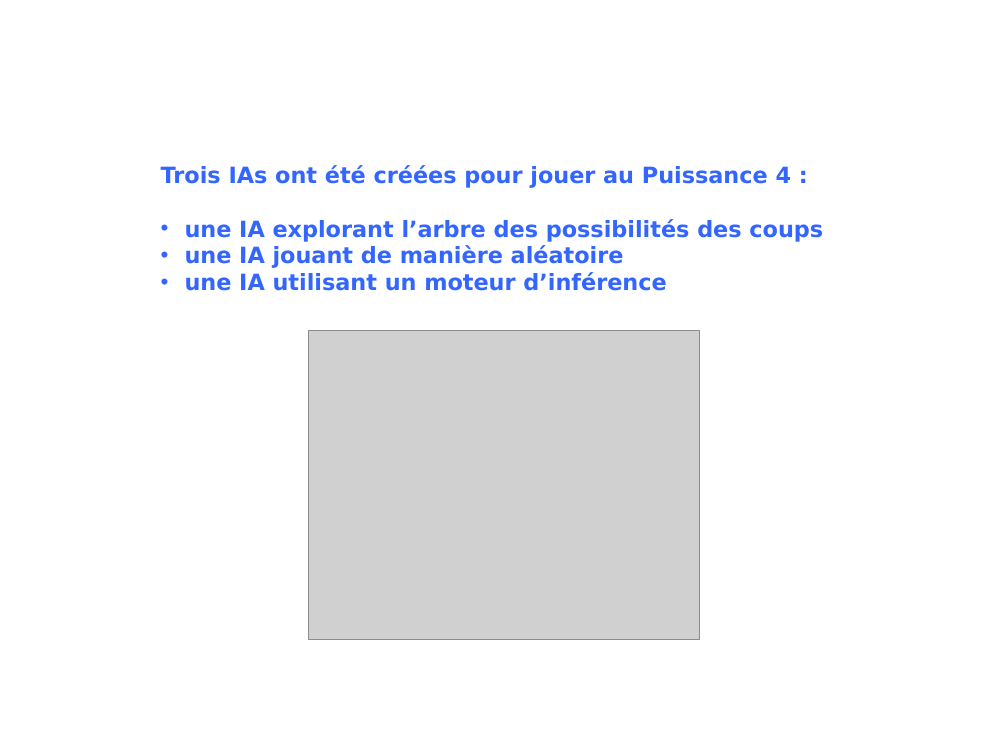
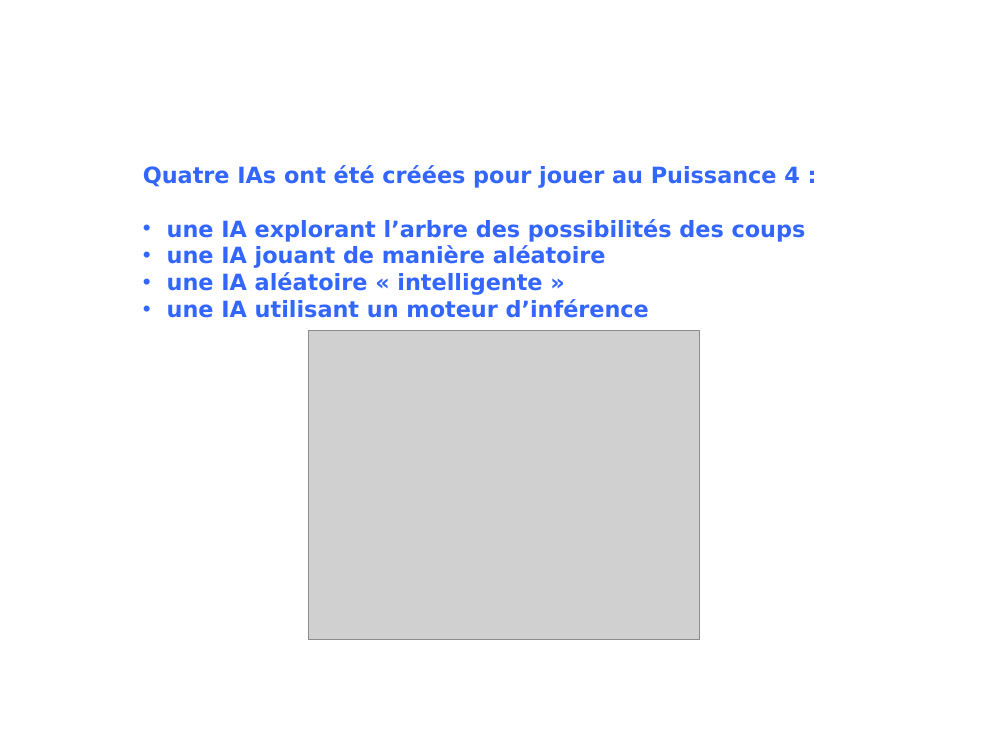
Before and after one commit to INSA-4IF-H4404-2013-2014/Connect-Four, a slide deck: slide 2 of presentation.ppt. Drawn at 1008x756 pixels with LibreOffice and Linux fonts; fonts in the diff are those of the drawing; grey boxes stand for pictures; background and template pictures are left out. Boxes give left, top, right and bottom in pixels: in the first picture for what was removed or moved away, otherwise in the second. Text is boxed around its words. In the diff, an @@ line names an element or a change of style, - is before the commit and + after.

```diff
--- a/presentation.ppt
+++ b/presentation.ppt
@@ text "Quatre IAs ont été créées ...": place and size @@
-text "Quatre IAs ont été créées ..." at [161, 165, 823, 291]
+text "Quatre IAs ont été créées ..." at [143, 165, 806, 318]
@@ text at [143, 165, 800, 188]: text changed @@
-Trois IAs ont été créées pour jouer au Puissance 4 :
+Quatre IAs ont été créées pour jouer au Puissance 4 :
@@ text at [167, 272, 542, 295]: paragraph added @@
+• une IA aléatoire « intelligente »
```
Also in this commit, not shown: 1 other slide changed, 1 slide added, 1 slide removed.
